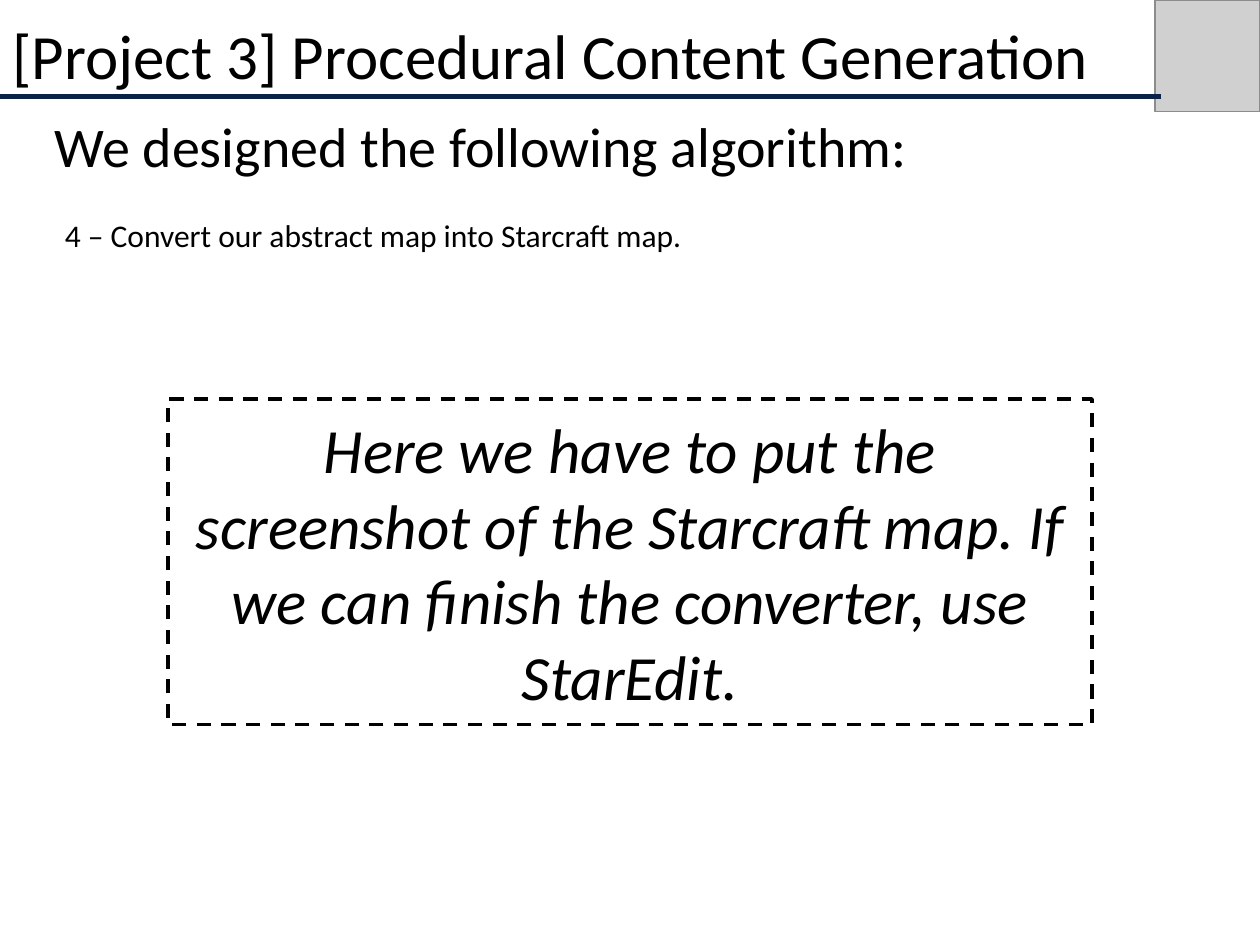
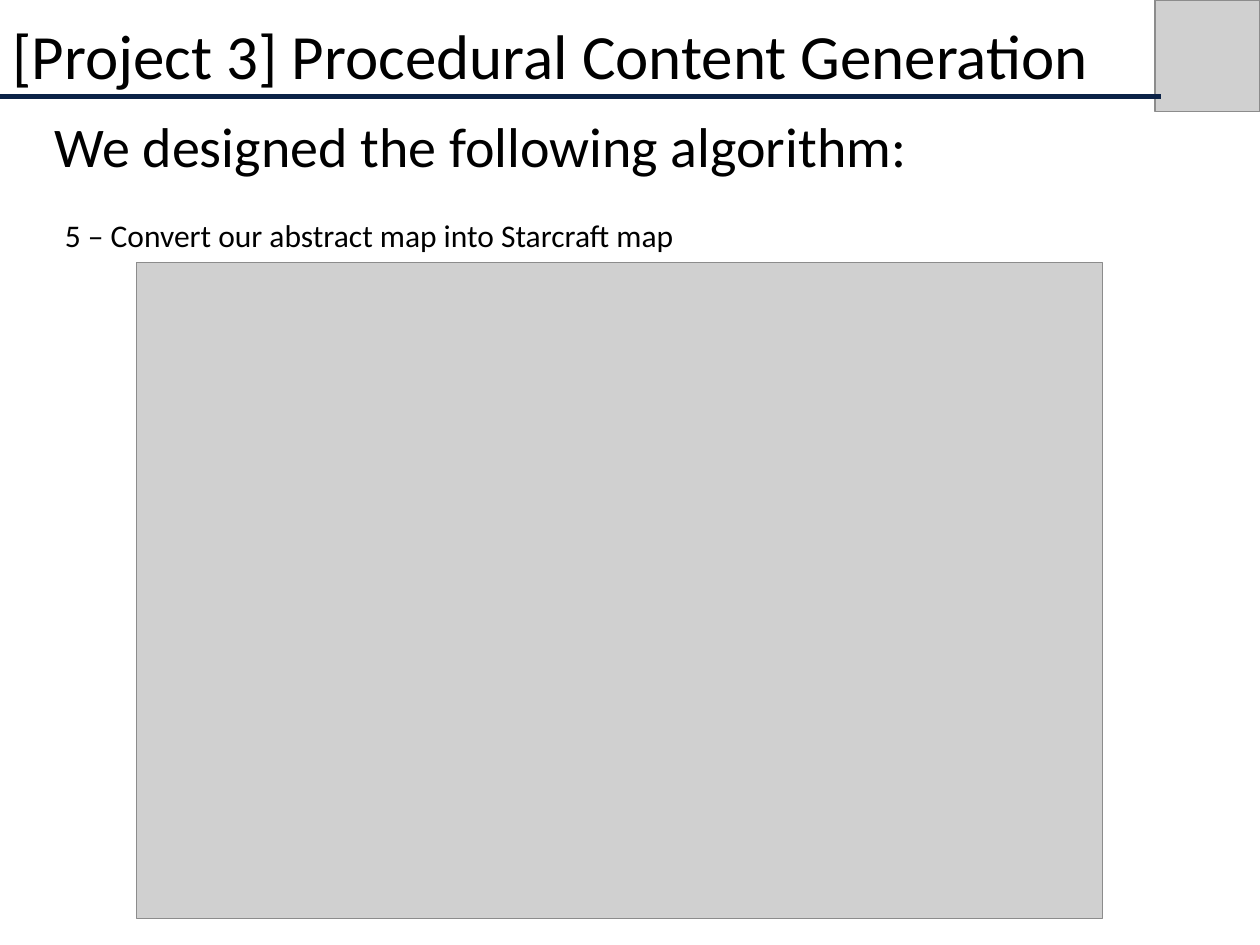
Before and after one commit to albertouri/psmage, a slide deck: slide 35 of docs/CS680Presentation.pptx. Drawn at 1260x945 pixels with LibreOffice and Linux fonts; fonts in the diff are those of the drawing; grey boxes stand for pictures. Boxes give left, top, right and bottom in pixels: in the first picture for what was removed or moved away, otherwise in the second. Text is boxed around its words. In the diff, an @@ line names an element or a change of style, - is before the commit and + after.

```diff
--- a/docs/CS680Presentation.pptx
+++ b/docs/CS680Presentation.pptx
@@ text at [65,225,673,252]: text changed @@
-4 – Convert our abstract map into Starcraft map.
+5 – Convert our abstract map into Starcraft map
@@ picture added at [136,262,1102,919] @@
@@ rectangle removed at [168,399,1091,724] @@
-Here we have to put the screenshot of the Starcraft map. If we can finish the converter, use StarEdit.
```
Also in this commit, not shown: 1 other slide changed, 1 other file.
